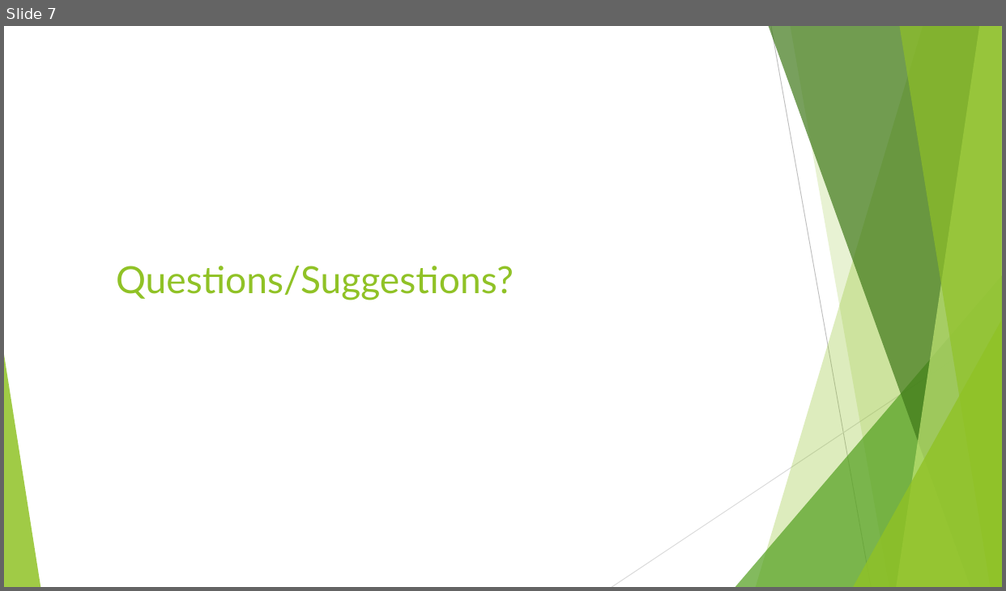
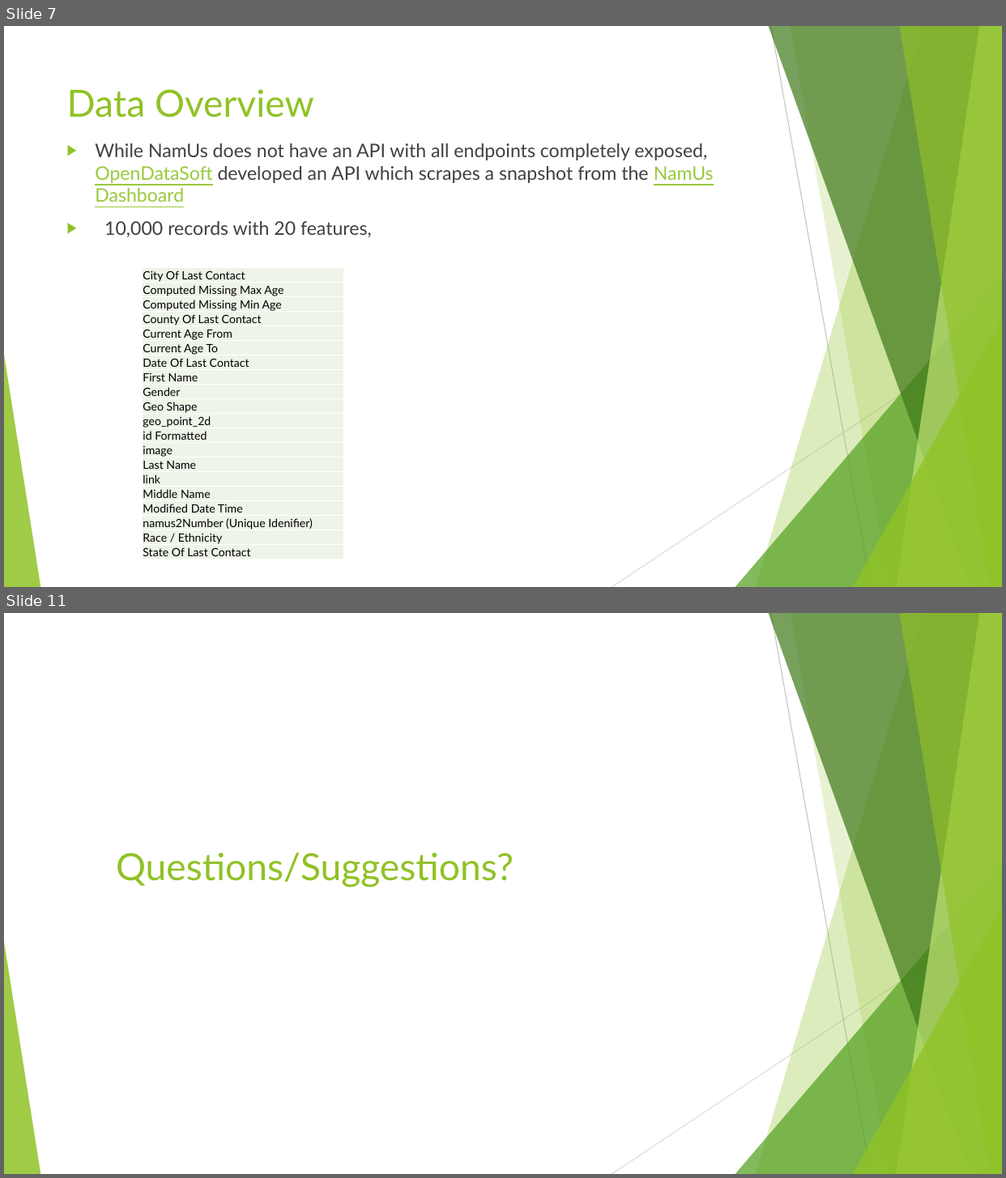
Before and after one commit to NelsonFoster/Data-Science-Capstone, a slide deck: Documentation/MidtermPresentation07182019.pptx. Shown one above the other, each under a label of ours: slide 7 before the commit, slides 7 and 11 after it; the slides between them are not shown. The pictures are 1006x591 and 1006x1178 pixels, drawn with LibreOffice and Linux fonts; fonts in the diff are those of the drawing. Boxes give left, top, right and bottom in pixels: in the first picture for what was removed or moved away, otherwise in the second. Text is boxed around its words. In the diff, an @@ line names an element or a change of style, - is before the commit and + after.

```diff
--- a/Documentation/MidtermPresentation07182019.pptx
+++ b/Documentation/MidtermPresentation07182019.pptx
@@ slide 7 added at box(4, 26, 1002, 587), background #FFFFFF; not listed: 10 template elements that a slide beside it also shows @@
@@ title added at box(67, 89, 314, 118), 36 pt, text #90C226 @@
+Data Overview
@@ text added at box(95, 143, 714, 237), 18 pt, text #404040 @@
+▶ While NamUs does not have an API with all endpoints completely exposed, OpenDataSoft developed an API which scrapes a snapshot from the NamUs Dashboard
+▶ 10,000 records with 20 features,
@@ table added at box(142, 268, 343, 560), 20 rows, 1 columns @@
+City Of Last Contact
+Computed Missing Max Age
+Computed Missing Min Age
+County Of Last Contact
+Current Age From
+Current Age To
+Date Of Last Contact
+First Name
+Gender
+Geo Shape
+geo_point_2d
+id Formatted
+image
+Last Name
+link
+Middle Name
+Modified Date Time
+namus2Number (Unique Idenifier)
+Race / Ethnicity
+State Of Last Contact
@@ what was slide 7 is now slide 11 @@
```
Also in this commit, not shown: 4 slides changed, 5 other slides added, 2 slides removed, 5 other files.
